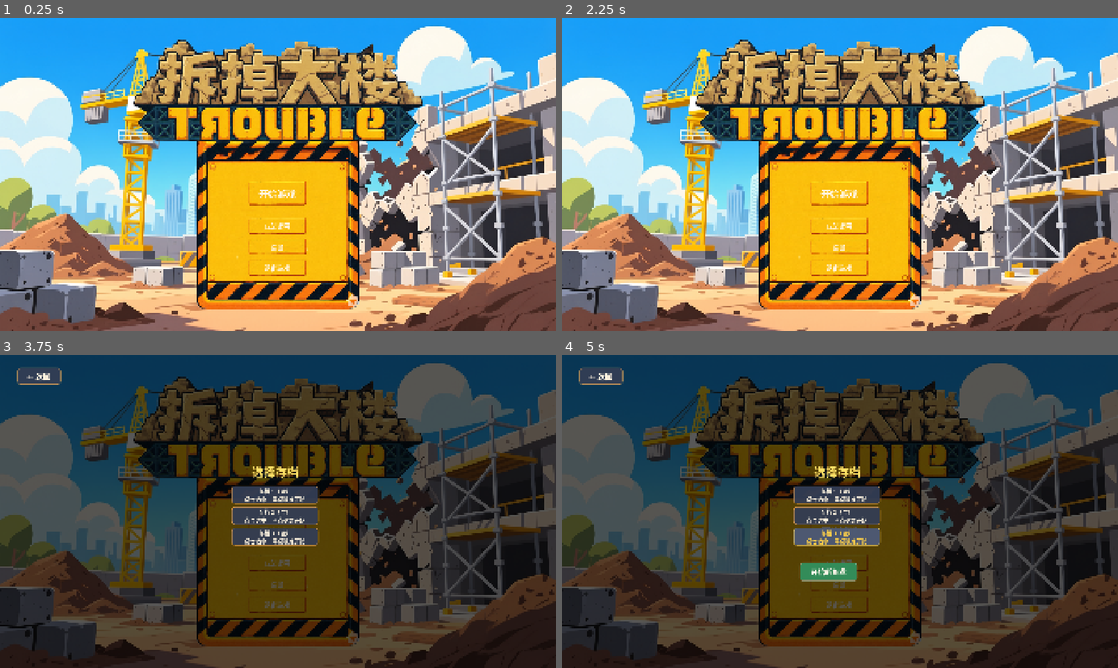
Above: before the commit, frames 1-4 (two rows, left to right).
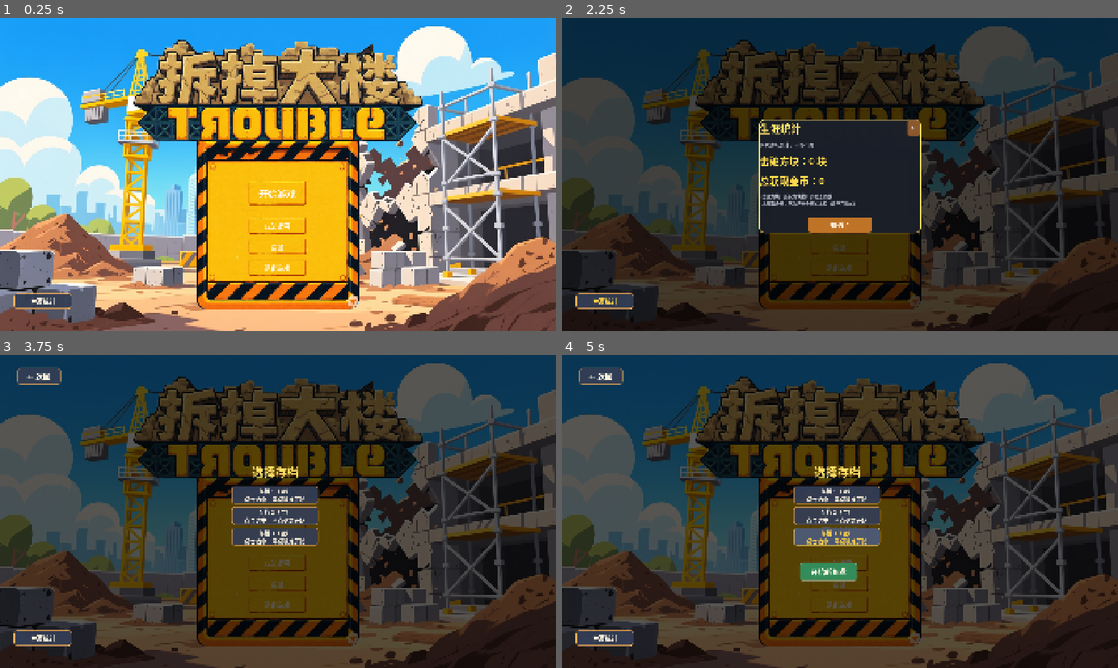
Above: after the commit, the same moments.

Repository: lovevx/boom
Game: Godot game, scene res://scenes/MainMenu.tscn
Same seed, same stepped clock (60 frames per second), same inputs: the game is played once before the commit and once after it.
Inputs (mouse positions are in pixels of both pictures, inside the frame that each line leads up to):
- Up to frame 1 (0.25 s): no input
- Up to frame 2 (2.25 s): click "设置" at 0.5 s; click "✕" at 1.25 s; click (606, 299) at 2 s, where only the run after the commit has a clickable "生涯统计"
- Up to frame 3 (3.75 s): click (350, 464) at 2.75 s, where only the run after the commit has a clickable "✕"; click "开始游戏" at 3.5 s
- Up to frame 4 (5 s): click "开始游戏" at 4.25 s

The runs differ from the first frame. In frame 1, 0.5% of the frame differs, in the area x 2-13%, y 87-94%; in frame 2, 97%, in the area x 0-100%, y 0-100%; in frame 3, 0.6%; in frame 4, 0.6%.

Commit message:
docs: 补充 GDD/AI 提效工作流/求职材料，新增生涯统计面板，整理美术源素材结构与.gitignore

Diff:
--- a/project.godot
+++ b/project.godot
@@ -42,3 +42,4 @@
 rendering_device/driver.windows="d3d12"
 renderer/rendering_method="gl_compatibility"
 renderer/rendering_method.mobile="gl_compatibility"
+textures/vram_compression/import_etc2_astc=true
--- a/scenes/MainMenu.tscn
+++ b/scenes/MainMenu.tscn
@@ -2,6 +2,7 @@
 
 [ext_resource type="Script" uid="uid://bj621m1a1iptx" path="res://scripts/MainMenu.gd" id="1_script"]
 [ext_resource type="Script" path="res://scripts/SettingsPanel.gd" id="5_settings"]
+[ext_resource type="Script" path="res://scripts/StatsPanel.gd" id="6_statspanel"]
 [ext_resource type="Texture2D" uid="uid://dmlcss25q66xu" path="res://assets/ui/主菜单背景.png" id="2_bg_bg"]
 [ext_resource type="Texture2D" uid="uid://bfukhjfeuwgt1" path="res://assets/ui/游戏菜单图.png" id="3_menu_art"]
 [ext_resource type="Texture2D" uid="uid://bfna4bdeu1jqh" path="res://assets/ui/开始按钮.png" id="4_start_btn"]
@@ -313,3 +314,13 @@
 grow_horizontal = 2
 grow_vertical = 2
 script = ExtResource("5_settings")
+
+[node name="StatsPanel" type="Control" parent="." unique_id=2179440314]
+visible = false
+layout_mode = 3
+anchors_preset = 15
+anchor_right = 1.0
+anchor_bottom = 1.0
+grow_horizontal = 2
+grow_vertical = 2
+script = ExtResource("6_statspanel")
--- a/scripts/BombLauncher.gd
+++ b/scripts/BombLauncher.gd
@@ -37,7 +37,7 @@
 const IDLE_FRAME_PNG := 6                  # 待机显示的帧（launcher_006，静止不循环）
 const ATK_FPS := 16.0                      # 攻击动画播放速率（帧/秒）
 const FIRE_FRAME_INDEX := 20               # 攻击序列中炮弹出膛帧（索引 0 对应 launcher_006 → 20 对应 026）
-                                           # 挺到这一帧才让炮弹沿炮口朝向飞出；效果可在此微调
+										   # 挺到这一帧才让炮弹沿炮口朝向飞出；效果可在此微调
 
 @onready var _turret: AnimatedSprite2D = $TurretSprite
 @onready var _muzzle: Marker2D = $MuzzlePosition
@@ -168,6 +168,10 @@
 	_firing = true
 	_turret.frame = 0
 	_turret.frame_changed.connect(_on_attack_frame)
+	# 防御：若上一发动画不明原因未触发 animation_finished（单次连接残留），先清掉旧连接再重挂，
+	# 避免 "already connected" 报错。
+	if _turret.animation_finished.is_connected(_on_attack_finished):
+		_turret.animation_finished.disconnect(_on_attack_finished)
 	_turret.animation_finished.connect(_on_attack_finished, CONNECT_ONE_SHOT)
 	_turret.play("attack")
 
@@ -178,7 +182,9 @@
 		return
 	if _turret.frame < FIRE_FRAME_INDEX:
 		return
-	_firing = false
+	# 注意：这里保持 _firing=true（不提前复位），直到整段攻击动画播完触发 animation_finished。
+	# 若在出膛帧就置 false，而上一发的 animation_finished 单次连接仍挂着，短冷却（升级后）
+	# 在动画结束前再次 _start_attack 时会重复 connect，触发 "already connected" 报错。
 	_turret.frame_changed.disconnect(_on_attack_frame)
 	_launch_bomb(_pending_target)
 
--- a/scripts/BuildingSetup.gd
+++ b/scripts/BuildingSetup.gd
@@ -411,9 +411,19 @@
 	if block.is_falling():
 		_falling_blocks = maxi(_falling_blocks - 1, 0)
 	_cols[c].erase(block)
+	# 注意：此回调可能在物理回调栈（炸弹爆炸/连锁伤害的 intersect_shape）中同步触发，
+	# 压实与补层会实例化新刚体并改冻结/速度，在 flushing queries 阶段会报
+	# "body_set_shape_disabled" 错误，故推迟到物理步结束后再执行重建。
+	_deferred_rebuild_column(c)
+	_queue_chain_feedback()   # 同瞬摧毁计数：聚合多种碎裂来决定 档2/档3 反馈（由手感中枢裁决）
+
+
+# 推迟到物理步结束执行列重建（压实 + 补层），避免在物理回调/查询刷新期间改刚体状态。
+func _deferred_rebuild_column(c: int) -> void:
+	if not is_inside_tree():
+		return
 	_compact_column(c)
 	_maybe_refill(c)
-	_queue_chain_feedback()   # 同瞬摧毁计数：聚合多种碎裂来决定 档2/档3 反馈（由手感中枢裁决）
 
 
 # —— 崩塌音：同时下落的方块数达到阈值时触发一次 ——
--- a/scripts/GoldManager.gd
+++ b/scripts/GoldManager.gd
@@ -9,6 +9,10 @@
 var lifetime_gold_this_run: int = 0   # 本局累计产出金币（含已花掉的），转生 RP 的收益依据
 var destroyed_count: int = 0               # 累计摧毁方块数（驱动材质挡位）
 
+# —— 生涯总统计（跨槽位 / 跨重开，只增不减，供主菜单"生涯统计"面板展示）——
+var stats_blocks_destroyed: int = 0   # 生涯累计击破方块数
+var stats_gold_earned: int = 0        # 生涯累计获取金币（含已花掉的）
+
 
 # 读取累计摧毁方块数（用于 BuildingSetup 反查当前材质挡位）。
 func get_destroyed_count() -> int:
@@ -18,6 +22,7 @@
 # 登记一次摧毁：每块方块被彻底摧毁时调用一次（驱动材质挡位），与产出金币同一位置。
 func register_destroyed() -> void:
 	destroyed_count += 1
+	stats_blocks_destroyed += 1
 
 
 # 增加金币，并广播新的总数供 UI 刷新。
@@ -26,6 +31,7 @@
 		return
 	total_gold += amount
 	lifetime_gold_this_run += amount
+	stats_gold_earned += amount
 	gold_changed.emit(total_gold)
 
 
@@ -54,3 +60,9 @@
 	lifetime_gold_this_run = maxi(0, lifetime)
 	destroyed_count = maxi(0, destroyed)
 	gold_changed.emit(total_gold)
+
+
+# 从生涯统计存档恢复全局累计值（只增不减，故仅覆盖到更大值）。
+func restore_life_stats(blocks: int, gold: int) -> void:
+	stats_blocks_destroyed = blocks
+	stats_gold_earned = gold
--- a/scripts/MainMenu.gd
+++ b/scripts/MainMenu.gd
@@ -47,6 +47,7 @@
 	$QuitButton.mouse_entered.connect(_on_ui_hover)
 	$SettingsButton.mouse_entered.connect(_on_ui_hover)
 	_close_btn.mouse_entered.connect(_on_ui_hover)
+	_build_stats_button()
 
 
 # 通用悬停提示音。
@@ -260,3 +261,32 @@
 
 func _on_quit_pressed() -> void:
 	get_tree().quit()
+
+
+# —— 生涯统计：左下角入口按钮 + 打开面板 ——
+
+func _build_stats_button() -> void:
+	var btn := Button.new()
+	btn.position = Vector2(48, 950)
+	btn.size = Vector2(200, 54)
+	btn.text = "生涯统计"
+	btn.add_theme_font_size_override("font_size", 22)
+	btn.add_theme_color_override("font_color", Color(1, 0.96, 0.88))
+	btn.add_theme_color_override("font_hover_color", Color(1, 0.82, 0.28))
+	var sb := StyleBoxFlat.new()
+	sb.bg_color = Color(0.2, 0.24, 0.33, 0.94)
+	sb.set_corner_radius_all(10)
+	sb.set_border_width_all(2)
+	sb.border_color = Color(1, 0.7, 0.35, 0.9)
+	btn.add_theme_stylebox_override("normal", sb)
+	btn.add_theme_stylebox_override("hover", sb)
+	btn.add_theme_stylebox_override("pressed", sb)
+	btn.add_theme_stylebox_override("focus", sb)
+	btn.pressed.connect(_on_stats_pressed)
+	btn.mouse_entered.connect(_on_ui_hover)
+	add_child(btn)
+
+
+func _on_stats_pressed() -> void:
+	SoundManager.play("ui_click")
+	$StatsPanel.call("open")
--- a/scripts/SaveManager.gd
+++ b/scripts/SaveManager.gd
@@ -9,6 +9,7 @@
 
 const SLOT_COUNT := 3
 const SAVE_PATH_TMPL := "user://save_slot_%d.cfg"
+const LIFE_STATS_PATH := "user://life_stats.cfg"   # 生涯总统计（跨槽位，不属于任一槽位）
 const OLD_REINCARNATION_PATH := "user://reincarnation_save.cfg"   # 旧版单档（仅迁移用）
 const AUTOSAVE_INTERVAL := 30.0   # 定时自动存档间隔（秒）
 
@@ -19,6 +20,7 @@
 
 func _ready() -> void:
 	_migrate_old_save()
+	_load_life_stats()
 	_start_autosave()
 
 
@@ -100,6 +102,7 @@
 	# 新手教程完成标记（每槽位独立）
 	cfg.set_value("onboarding", "done", not onboarding_pending)
 	cfg.save(_slot_path(slot))
+	_save_life_stats()
 
 
 # 保存到当前活动槽位（惰性落盘到 active_slot；自动存档定时器 / 关键节点临时触发共用）。
@@ -178,3 +181,21 @@
 		DirAccess.open("user://").remove(path.get_file())
 	if active_slot == slot:
 		active_slot = -1
+
+
+# —— 生涯总统计持久化（独立文件，跨槽位共享，只增不减）——
+
+func _save_life_stats() -> void:
+	var cfg := ConfigFile.new()
+	cfg.set_value("stats", "blocks_destroyed", GoldManager.stats_blocks_destroyed)
+	cfg.set_value("stats", "gold_earned", GoldManager.stats_gold_earned)
+	cfg.save(LIFE_STATS_PATH)
+
+
+func _load_life_stats() -> void:
+	var cfg := ConfigFile.new()
+	if cfg.load(LIFE_STATS_PATH) != OK:
+		return
+	GoldManager.restore_life_stats(
+		int(cfg.get_value("stats", "blocks_destroyed", 0)),
+		int(cfg.get_value("stats", "gold_earned", 0)))
--- /dev/null
+++ b/scripts/StatsPanel.gd
@@ -0,0 +1,153 @@
+extends Control
+## 生涯统计面板（主菜单独立入口）。
+## 全屏暗化 + 居中卡片，展示两个跨局累计统计：击破方块数量、总获取金币。
+## 数值只读展示，来源为 GoldManager 的生涯统计（由 SaveManager 独立存档，只增不减）。
+## 打开时实时刷新，关闭即隐藏。
+
+# —— 配色（对齐 ReincarnationPanel 风格）——
+const C_DIM := Color(0, 0, 0, 0.74)
+const C_PANEL_BG := Color(0.10, 0.12, 0.16, 0.98)
+const C_HEAD := Color(1, 0.88, 0.4, 1)
+const C_TEXT := Color(0.95, 0.95, 0.95, 1)
+const C_MUTED := Color(0.72, 0.74, 0.8, 1)
+const C_ACCENT := Color(1.0, 0.85, 0.3)
+
+var _blocks_label: Label
+var _gold_label: Label
+
+
+func open() -> void:
+	_refresh()
+	show()
+
+
+func close() -> void:
+	hide()
+
+
+func _ready() -> void:
+	_build()
+	hide()   # 主菜单加载时隐藏，由"生涯统计"按钮打开
+
+
+# 从 GoldManager 生涯统计刷新两行数字。
+func _refresh() -> void:
+	_blocks_label.text = "击破方块：%d 块" % GoldManager.stats_blocks_destroyed
+	_gold_label.text = "总获取金币：%d" % GoldManager.stats_gold_earned
+
+
+func _build() -> void:
+	set_anchors_preset(Control.PRESET_FULL_RECT)
+
+	# 底板：挡住主菜单点击
+	var dim := ColorRect.new()
+	dim.color = C_DIM
+	dim.set_anchors_preset(Control.PRESET_FULL_RECT)
+	dim.mouse_filter = Control.MOUSE_FILTER_STOP
+	add_child(dim)
+
+	var panel_size := Vector2(560, 380)
+	var scr := get_viewport_rect().size
+	var root := Control.new()
+	root.position = (scr - panel_size) / 2.0
+	root.size = panel_size
+	add_child(root)
+
+	var bg := PanelContainer.new()
+	bg.set_anchors_preset(Control.PRESET_FULL_RECT)
+	var sb := StyleBoxFlat.new()
+	sb.bg_color = C_PANEL_BG
+	sb.border_width_left = 3; sb.border_width_top = 3
+	sb.border_width_right = 3; sb.border_width_bottom = 3
+	sb.border_color = C_HEAD
+	sb.corner_radius_top_left = 18; sb.corner_radius_top_right = 18
+	sb.corner_radius_bottom_left = 18; sb.corner_radius_bottom_right = 18
+	bg.add_theme_stylebox_override("panel", sb)
+	root.add_child(bg)
+
+	var vbox := VBoxContainer.new()
+	vbox.set_anchors_preset(Control.PRESET_FULL_RECT)
+	vbox.add_theme_constant_override("separation", 18)
+	vbox.add_theme_constant_override("margin_left", 40)
+	vbox.add_theme_constant_override("margin_top", 30)
+	vbox.add_theme_constant_override("margin_right", 40)
+	vbox.add_theme_constant_override("margin_bottom", 30)
+	bg.add_child(vbox)
+
+	# 顶栏：标题 + 关闭按钮
+	var title_bar := HBoxContainer.new()
+	title_bar.add_theme_constant_override("separation", 20)
+	vbox.add_child(title_bar)
+	var title := Label.new()
+	title.text = "生涯统计"
+	title.add_theme_font_size_override("font_size", 36)
+	title.add_theme_color_override("font_color", C_HEAD)
+	title_bar.add_child(title)
+
+	var spacer := Control.new()
+	spacer.size_flags_horizontal = Control.SIZE_EXPAND_FILL
+	title_bar.add_child(spacer)
+
+	var close_btn := Button.new()
+	close_btn.text = "✕"
+	close_btn.custom_minimum_size = Vector2(44, 44)
+	close_btn.add_theme_font_size_override("font_size", 26)
+	var csb := StyleBoxFlat.new(); csb.bg_color = Color(0.55, 0.35, 0.18, 1)
+	csb.corner_radius_top_left = 8; csb.corner_radius_top_right = 8
+	csb.corner_radius_bottom_left = 8; csb.corner_radius_bottom_right = 8
+	close_btn.add_theme_stylebox_override("normal", csb)
+	close_btn.add_theme_stylebox_override("hover", csb)
+	close_btn.add_theme_stylebox_override("pressed", csb)
+	close_btn.add_theme_stylebox_override("focus", csb)
+	close_btn.pressed.connect(close)
+	title_bar.add_child(close_btn)
+
+	# 分隔提示
+	var sep := Label.new()
+	sep.text = "历次游玩累计，只增不减"
+	sep.add_theme_font_size_override("font_size", 17)
+	sep.add_theme_color_override("font_color", C_MUTED)
+	vbox.add_child(sep)
+
+	# 两个统计数字
+	_blocks_label = _stat_line(vbox, C_ACCENT)
+	_gold_label = _stat_line(vbox, C_ACCENT)
+
+	# 底部说明 + 关闭按钮
+	var hint := Label.new()
+	hint.text = "· 击破方块：所有方块被打碎的总次数\n· 总获取金币：历次产出金币的总和（含已花掉的）"
+	hint.add_theme_font_size_override("font_size", 15)
+	hint.add_theme_color_override("font_color", C_MUTED)
+	hint.autowrap_mode = TextServer.AUTOWRAP_WORD_SMART
+	vbox.add_child(hint)
+
+	var spacer2 := Control.new()
+	spacer2.size_flags_vertical = Control.SIZE_EXPAND_FILL
+	vbox.add_child(spacer2)
+
+	var center := CenterContainer.new()
+	vbox.add_child(center)
+	var ok := Button.new()
+	ok.text = "知道了"
+	ok.custom_minimum_size = Vector2(220, 52)
+	ok.add_theme_font_size_override("font_size", 22)
+	ok.add_theme_color_override("font_color", Color(1, 0.96, 0.88))
+	var okn := StyleBoxFlat.new()
+	okn.bg_color = Color(0.75, 0.45, 0.15, 1)
+	okn.corner_radius_top_left = 10; okn.corner_radius_top_right = 10
+	okn.corner_radius_bottom_left = 10; okn.corner_radius_bottom_right = 10
+	var okh := okn.duplicate(); okh.bg_color = Color(0.85, 0.52, 0.18, 1)
+	ok.add_theme_stylebox_override("normal", okn)
+	ok.add_theme_stylebox_override("hover", okh)
+	ok.add_theme_stylebox_override("pressed", okh)
+	ok.add_theme_stylebox_override("focus", okn)
+	ok.pressed.connect(close)
+	center.add_child(ok)
+
+
+func _stat_line(parent: Node, color: Color) -> Label:
+	var lb := Label.new()
+	lb.add_theme_font_size_override("font_size", 34)
+	lb.add_theme_color_override("font_color", color)
+	parent.add_child(lb)
+	return lb
Binary file removed: assets/audio/尘土1.gif
Binary file removed: assets/audio/尘土2.gif
Binary file removed: assets/audio/尘土4.gif
Binary file removed: assets/audio/尘土5.gif
Binary file removed: assets/大炮帧序列/frame_006.png
Not shown, removed: assets/大炮帧序列/frame_006.png.import
Binary file removed: assets/大炮帧序列/frame_007.png
Not shown, removed: assets/大炮帧序列/frame_007.png.import
Binary file removed: assets/大炮帧序列/frame_008.png
Not shown, removed: assets/大炮帧序列/frame_008.png.import
Binary file removed: assets/大炮帧序列/frame_009.png
Not shown, removed: assets/大炮帧序列/frame_009.png.import
(and 68 more such lines)
